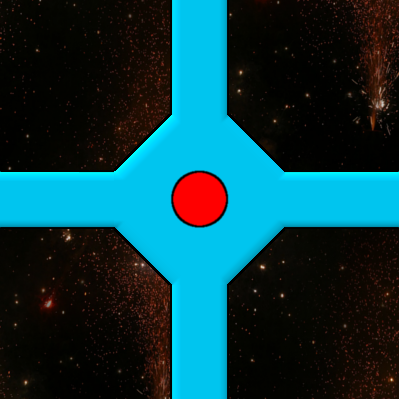
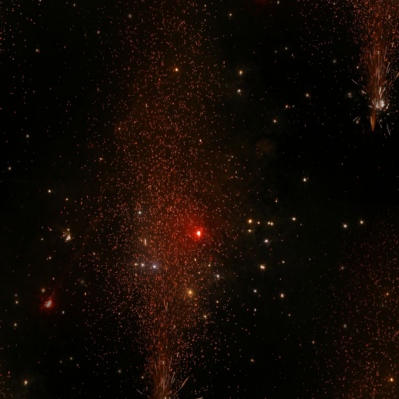
Revision of a layered 399 x 399 image; what changed, layer by layer:
hid group "Parts" (19 layers) over <box>0,0,399,399</box>
hid group "Long-Outparts" (4 layers) over <box>0,0,399,399</box>
